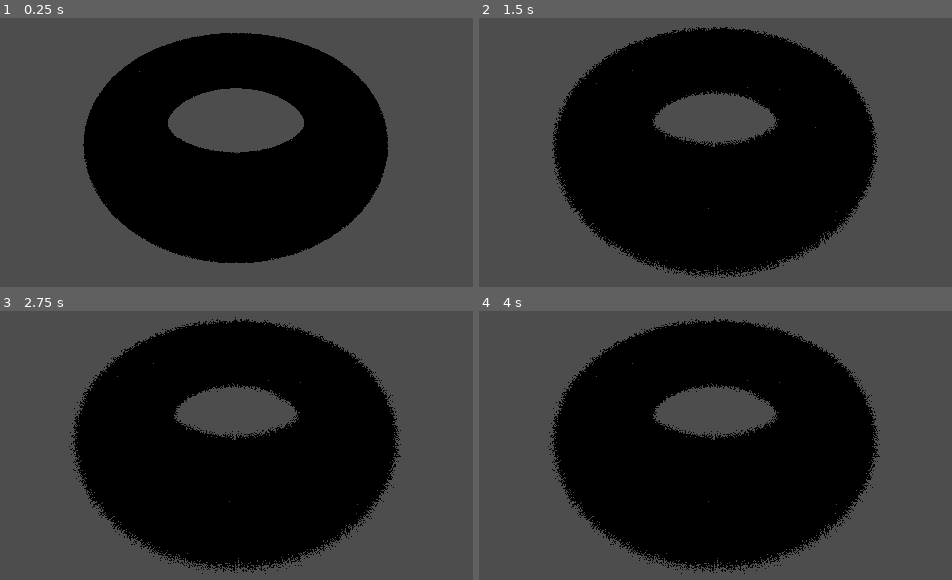
Above: before the commit, frames 1-4 (two rows, left to right).
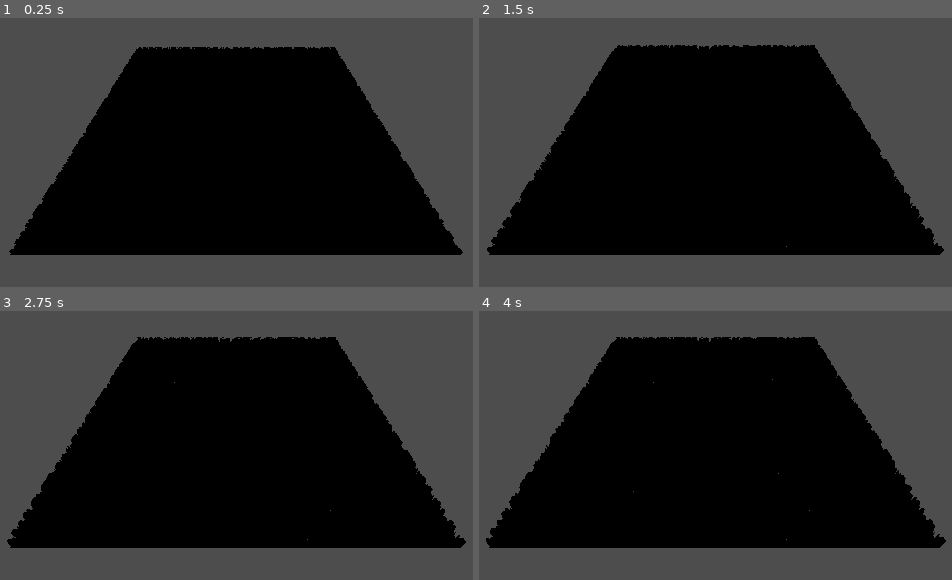
Above: after the commit, the same moments.

Repository: Neokoldstudio/shell-texturing
Game: Godot game, scene res://testScene.tscn
The game is run twice, just before and just after one commit, with the same random seed, the same clock (stepped at 60 frames per second) and the same inputs.
Inputs:
- Up to frame 1 (0.25 s): no input
- Up to frame 2 (1.5 s): no input
- Up to frame 3 (2.75 s): no input
- Up to frame 4 (4 s): tap Enter at 2.75 s; tap Space at 3.5 s

The runs differ from the first frame. In frame 1, 20% of the frame differs, in the area x 1-98%, y 5-92%; in frame 2, 18%; in frame 3, 18%; in frame 4, 19%.

Commit message:
added Distance attenuation to diminish the percieved layers of grass toward the end of the grass blades

Diff:
--- a/Shell.gdshader
+++ b/Shell.gdshader
@@ -5,7 +5,7 @@
 uniform float _ShellIndex = 0;
 uniform float _ShellCount = 16;
 uniform float _ShellLength = 0.01;
-uniform float _ShellDistanceAttenuation = 2;
+uniform float _ShellDistanceAttenuation = 0.4;
 uniform float _Thickness = 1;
 
 float rand(vec2 uv){
@@ -15,6 +15,7 @@
 void vertex(){
 	float shellHeight = _ShellIndex / _ShellCount;
 	// Place vertex code here.
+	shellHeight = pow(shellHeight, _ShellDistanceAttenuation);
 	VERTEX.xyz += NORMAL.xyz * shellHeight * _ShellLength;
 	NORMAL = normalize((VIEW_MATRIX * vec4(VERTEX,0.0)).xyz);
 }
--- a/instanciateShell.gd
+++ b/instanciateShell.gd
@@ -1,7 +1,7 @@
 @tool
 extends Node
 
-var _ShellCount = 32;
+var _ShellCount = 256;
 var _ShellLength = 1
 var density = 1000.0
 var scene = preload("res://shells.tscn")
--- a/shells.tscn
+++ b/shells.tscn
@@ -2,18 +2,18 @@
 
 [ext_resource type="Shader" path="res://Shell.gdshader" id="1_uiu8l"]
 
-[sub_resource type="TorusMesh" id="TorusMesh_tbd3u"]
+[sub_resource type="PlaneMesh" id="PlaneMesh_3k5io"]
 
 [sub_resource type="ShaderMaterial" id="ShaderMaterial_xtcc6"]
 render_priority = 0
 shader = ExtResource("1_uiu8l")
-shader_parameter/_Dentsity = 500.0
+shader_parameter/_Dentsity = 100.0
 shader_parameter/_ShellIndex = 0.0
 shader_parameter/_ShellCount = 256.0
 shader_parameter/_ShellLength = 0.1
-shader_parameter/_ShellDistanceAttenuation = 1.0
+shader_parameter/_ShellDistanceAttenuation = 0.4
 shader_parameter/_Thickness = 2.0
 
 [node name="Shells" type="MeshInstance3D"]
-mesh = SubResource("TorusMesh_tbd3u")
+mesh = SubResource("PlaneMesh_3k5io")
 surface_material_override/0 = SubResource("ShaderMaterial_xtcc6")
